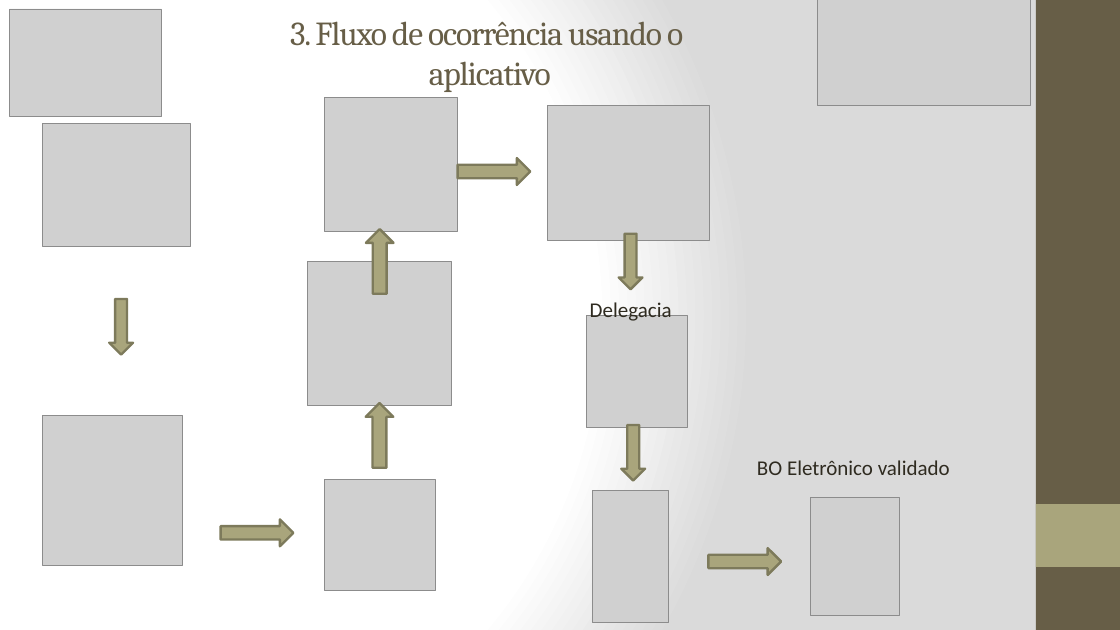
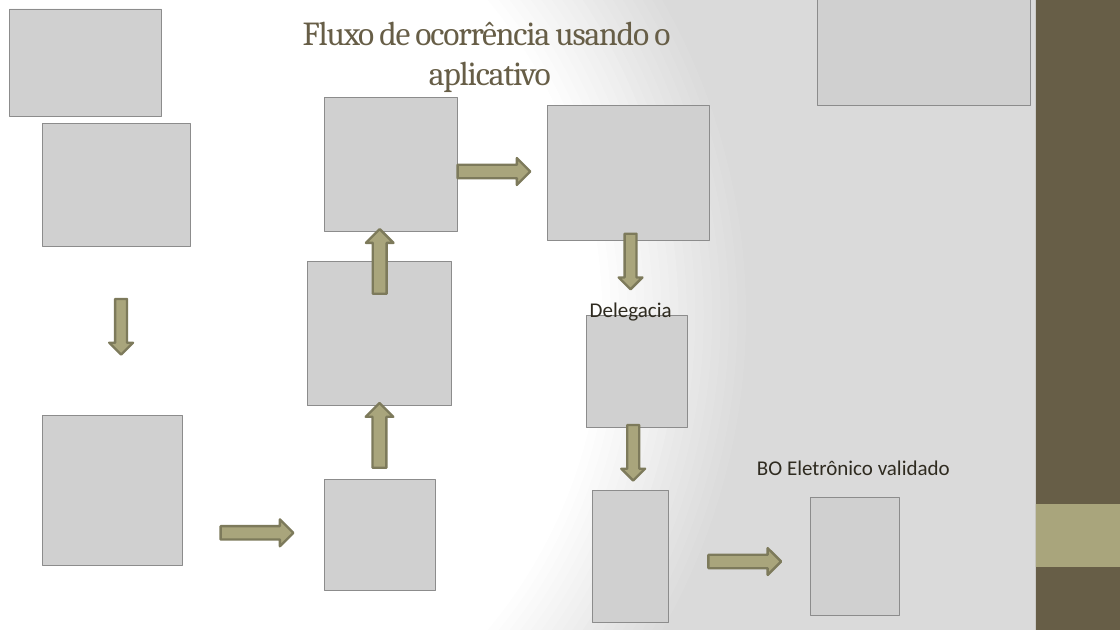
Before and after one commit to marlonscastro/estagiotcc, a slide deck: slide 12 of Apresentação_PPT.pptx. Drawn at 1120x630 pixels with LibreOffice and Linux fonts; fonts in the diff are those of the drawing; grey boxes stand for pictures. Boxes give left, top, right and bottom in pixels: in the first picture for what was removed or moved away, otherwise in the second. Text is boxed around its words. In the diff, an @@ line names an element or a change of style, - is before the commit and + after.

```diff
--- a/Apresentação_PPT.pptx
+++ b/Apresentação_PPT.pptx
@@ title at bbox=[303, 21, 670, 92]: text changed @@
-3. Fluxo de ocorrência usando o
-aplicativo
+Fluxo de ocorrência usando o
+aplicativo
```
Also in this commit, not shown: 7 other slides changed.
